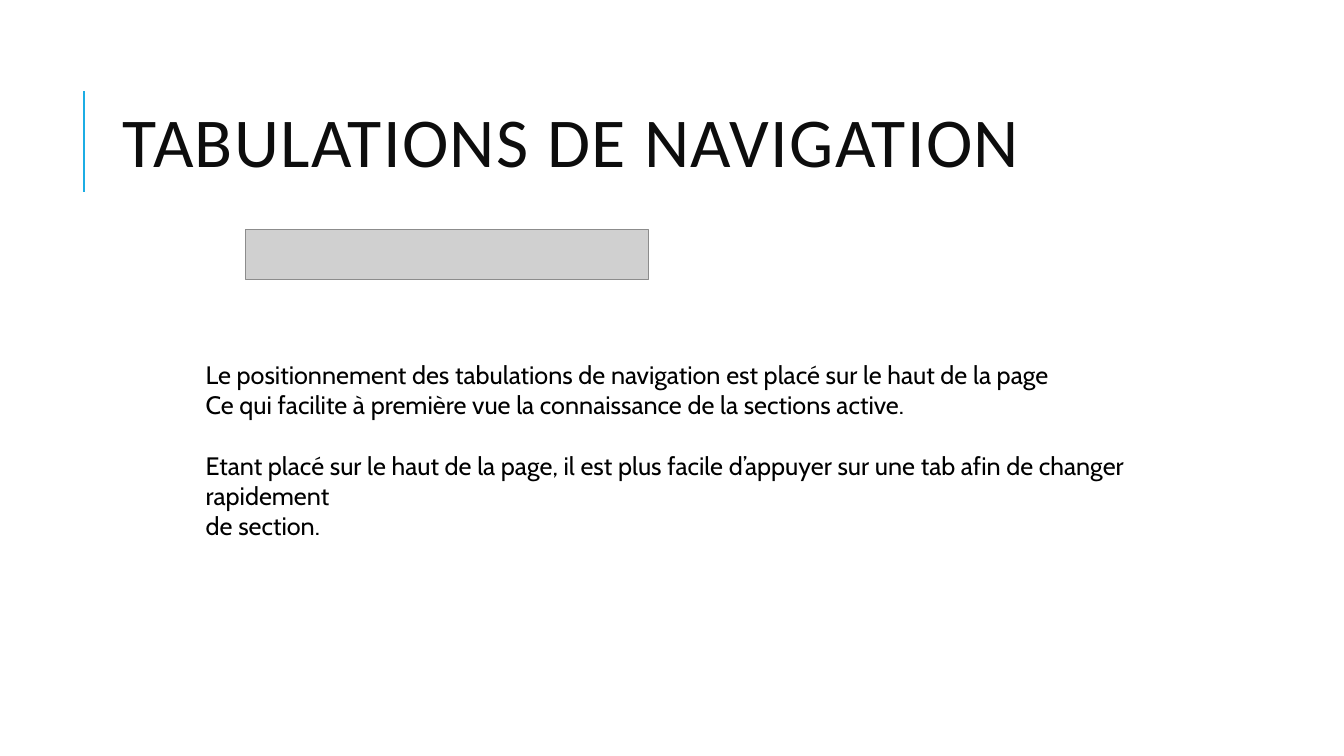
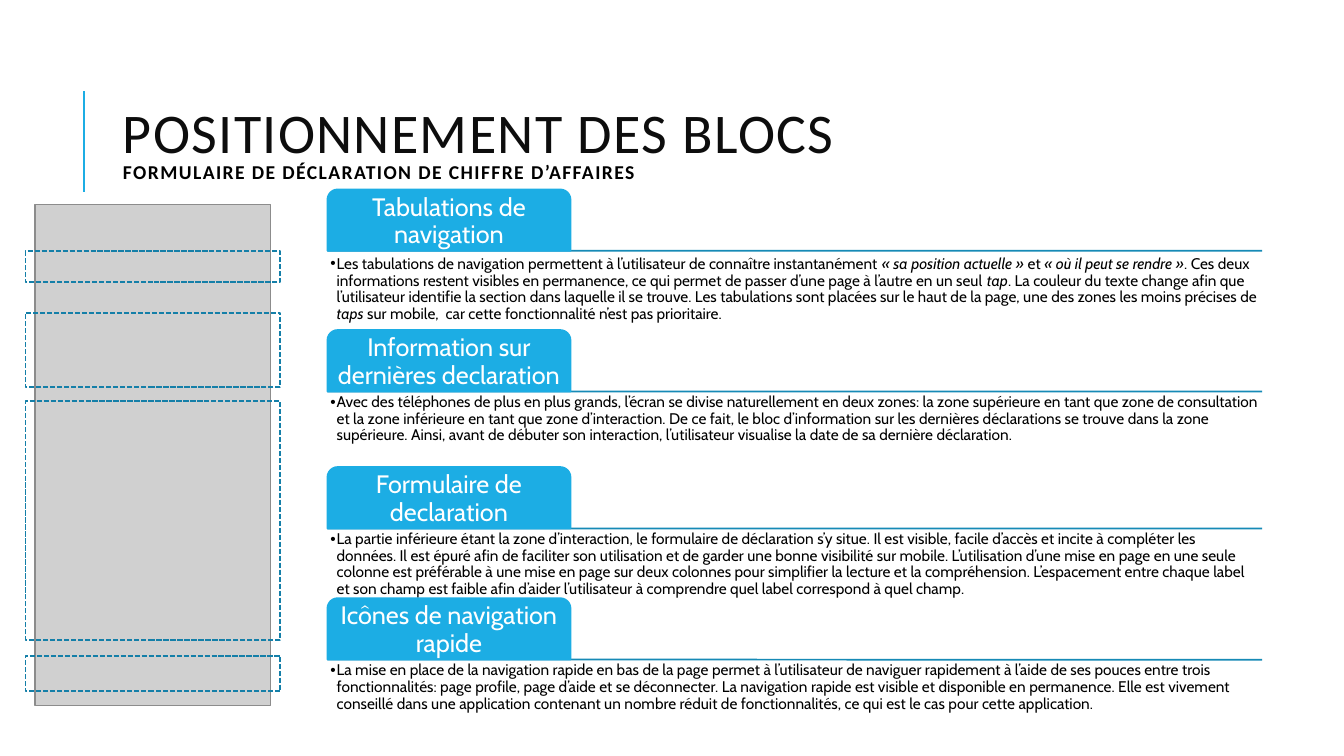
Before and after one commit to AmauryDoux/UrssaffMobile, a slide deck: slide 8 of AmauryDoux-UrssafMobile presentation.pptx (slide 7 before the commit). Drawn at 1344x756 pixels with LibreOffice and Linux fonts; fonts in the diff are those of the drawing; grey boxes stand for pictures. Boxes give left, top, right and bottom in pixels: in the first picture for what was removed or moved away, otherwise in the second. Text is boxed around its words. In the diff, an @@ line names an element or a change of style, - is before the commit and + after.

```diff
--- a/AmauryDoux-UrssafMobile presentation.pptx
+++ b/AmauryDoux-UrssafMobile presentation.pptx
@@ title at (x1=123, y1=116, x2=834, y2=179): text changed; size 50 to 14 pt; text colour #0D0D0D to #000000; bold on @@
-TABULATIONS DE NAVIGATION
+POSITIONNEMENT DES BLOCS
+FORMULAIRE DE DÉCLARATION DE CHIFFRE D’AFFAIRES
@@ picture removed at (x1=245, y1=230, x2=648, y2=279) @@
@@ text removed at (x1=206, y1=365, x2=1124, y2=511) @@
-Le positionnement des tabulations de navigation est placé sur le haut de la page
-Ce qui facilite à première vue la connaissance de la sections active.
-Etant placé sur le haut de la page, il est plus facile d’appuyer sur une tab afin de changer rapidement
-de section.
@@ group added at (x1=25, y1=205, x2=280, y2=706): 4 rectangles, 1 picture @@
@@ group added at (x1=328, y1=190, x2=1262, y2=713): 8 texts, 4 lines, 4 round same rects @@
+Tabulations de navigation
+  • Les tabulations de navigation permettent à l’utilisateur de connaître instantanément « sa position actuelle » et « où il peut se rendre ». Ces deux informations restent visibles en permanence, ce qui permet de passer d’une page à l’autre en un seul tap. La couleur du texte change afin que l’utilisateur identifie la section dans laquelle il se trouve. Les tabulations sont placées sur le haut de la page, une des zones les moins précises de taps sur mobile, car cette fonctionnalité n’est pas prioritaire.
+Information sur dernières declaration
+  • Avec des téléphones de plus en plus grands, l’écran se divise naturellement en deux zones: la zone supérieure en tant que zone de consultation et la zone inférieure en tant que zone d’interaction. De ce fait, le bloc d’information sur les dernières déclarations se trouve dans la zone supérieure. Ainsi, avant de débuter son interaction, l’utilisateur visualise la date de sa dernière déclaration.
+Formulaire de declaration
+  • La partie inférieure étant la zone d’interaction, le formulaire de déclaration s’y situe. Il est visible, facile d’accès et incite à compléter les données. Il est épuré afin de faciliter son utilisation et de garder une bonne visibilité sur mobile. L’utilisation d’une mise en page en une seule colonne est préférable à une mise en page sur deux colonnes pour simplifier la lecture et la compréhension. L’espacement entre chaque label et son champ est faible afin d’aider l’utilisateur à comprendre quel label correspond à quel champ.
+Icônes de navigation rapide
+  • La mise en place de la navigation rapide en bas de la page permet à l’utilisateur de naviguer rapidement à l’aide de ses pouces entre trois fonctionnalités: page profile, page d’aide et se déconnecter. La navigation rapide est visible et disponible en permanence. Elle est vivement conseillé dans une application contenant un nombre réduit de fonctionnalités, ce qui est le cas pour cette application.
```
Also in this commit, not shown: 6 other slides changed, 4 slides added, 5 slides removed.
